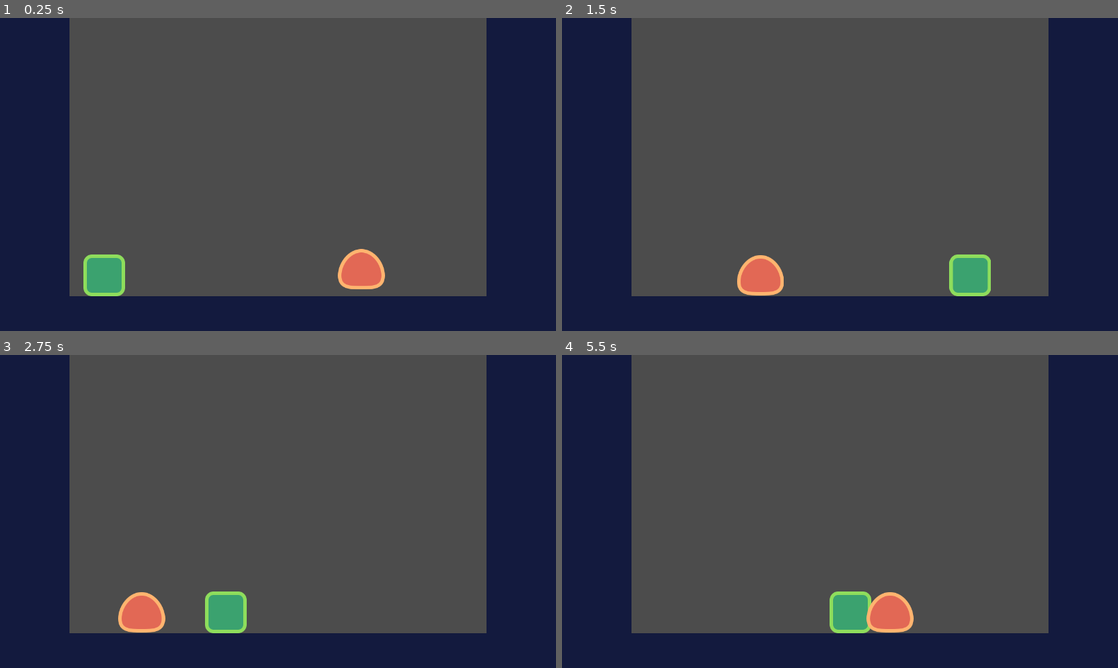
Above: before the commit, frames 1-4 (two rows, left to right).
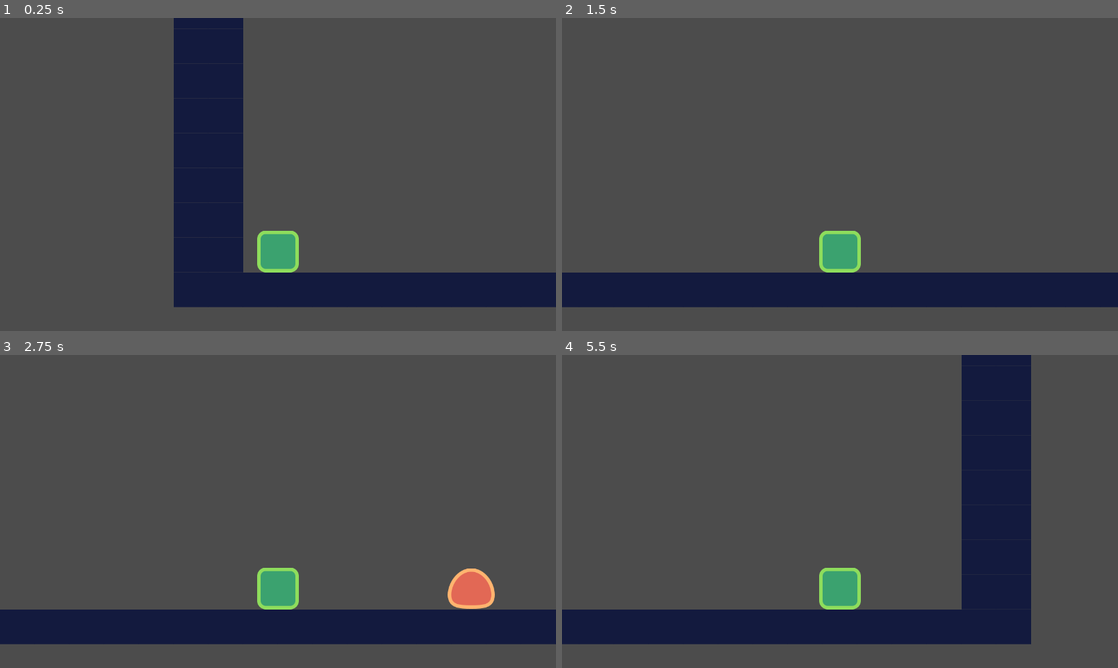
Above: after the commit, the same moments.

Repository: walizw/GodotProjects
Game: Godot game, scene res://scenes/level.tscn
Two runs of this game, one before a commit and one after it. Both use one fixed random seed, a clock stepped at 60 frames per second and the inputs below. The project has no main scene, so this scene is started directly.
Inputs:
- Up to frame 1 (0.25 s): no input
- Up to frame 2 (1.5 s): hold D (right) from 0.53 s (still down); tap W (jump) at 0.77 s
- Up to frame 3 (2.75 s): tap W (jump) at 1.52 s; release D (right) at 2.03 s; hold A (left) from 2.03 s (still down)
- Up to frame 4 (5.5 s): release A (left) at 2.78 s; hold D (right) 2.78-4.28 s; tap W (jump) at 3.02, 3.77, 4.52 s; hold A (left) 4.28-5.03 s; hold D (right) from 5.03 s (still down)

The runs differ from the first frame. In frame 1, 47% of the frame differs, in the area x 0-100%, y 0-100%; in frame 2, 35%; in frame 3, 36%; in frame 4, 46%.

Commit message:
optimising the player

Diff:
--- a/1. Platformer/prefabs/enemy.tscn
+++ b/1. Platformer/prefabs/enemy.tscn
@@ -18,3 +18,9 @@
 [node name="CollisionShape2D" type="CollisionShape2D" parent="."]
 position = Vector2( 1, -33.5 )
 shape = SubResource( 1 )
+
+[node name="VisibilityEnabler2D" type="VisibilityEnabler2D" parent="."]
+position = Vector2( 1, -34 )
+scale = Vector2( 4.7, 3.3 )
+process_parent = true
+physics_process_parent = true
--- a/1. Platformer/prefabs/player.tscn
+++ b/1. Platformer/prefabs/player.tscn
@@ -18,3 +18,7 @@
 [node name="CollisionShape2D" type="CollisionShape2D" parent="."]
 position = Vector2( 0, -44 )
 shape = SubResource( 1 )
+
+[node name="Camera2D" type="Camera2D" parent="."]
+position = Vector2( 0, -225 )
+current = true
--- a/1. Platformer/scenes/level.tscn
+++ b/1. Platformer/scenes/level.tscn
@@ -38,7 +38,7 @@
 collision_layer = 8
 collision_mask = 0
 format = 1
-tile_data = PoolIntArray( 0, 0, 0, 1, 0, 0, 14, 0, 0, 15, 0, 0, 65536, 0, 0, 65537, 0, 0, 65550, 0, 0, 65551, 0, 0, 131072, 0, 0, 131073, 0, 0, 131086, 0, 0, 131087, 0, 0, 196608, 0, 0, 196609, 0, 0, 196622, 0, 0, 196623, 0, 0, 262144, 0, 0, 262145, 0, 0, 262158, 0, 0, 262159, 0, 0, 327680, 0, 0, 327681, 0, 0, 327694, 0, 0, 327695, 0, 0, 393216, 0, 0, 393217, 0, 0, 393230, 0, 0, 393231, 0, 0, 458752, 0, 0, 458753, 0, 0, 458766, 0, 0, 458767, 0, 0, 524288, 0, 0, 524289, 0, 0, 524290, 0, 0, 524291, 0, 0, 524292, 0, 0, 524293, 0, 0, 524294, 0, 0, 524295, 0, 0, 524296, 0, 0, 524297, 0, 0, 524298, 0, 0, 524299, 0, 0, 524300, 0, 0, 524301, 0, 0, 524302, 0, 0, 524303, 0, 0 )
+tile_data = PoolIntArray( 0, 0, 0, 1, 0, 0, 23, 0, 0, 24, 0, 0, 65536, 0, 0, 65537, 0, 0, 65559, 0, 0, 65560, 0, 0, 131072, 0, 0, 131073, 0, 0, 131095, 0, 0, 131096, 0, 0, 196608, 0, 0, 196609, 0, 0, 196631, 0, 0, 196632, 0, 0, 262144, 0, 0, 262145, 0, 0, 262167, 0, 0, 262168, 0, 0, 327680, 0, 0, 327681, 0, 0, 327703, 0, 0, 327704, 0, 0, 393216, 0, 0, 393217, 0, 0, 393239, 0, 0, 393240, 0, 0, 458752, 0, 0, 458753, 0, 0, 458775, 0, 0, 458776, 0, 0, 524288, 0, 0, 524289, 0, 0, 524290, 0, 0, 524291, 0, 0, 524292, 0, 0, 524293, 0, 0, 524294, 0, 0, 524295, 0, 0, 524296, 0, 0, 524297, 0, 0, 524298, 0, 0, 524299, 0, 0, 524300, 0, 0, 524301, 0, 0, 524302, 0, 0, 524303, 0, 0, 524304, 0, 0, 524305, 0, 0, 524306, 0, 0, 524307, 0, 0, 524308, 0, 0, 524309, 0, 0, 524310, 0, 0, 524311, 0, 0, 524312, 0, 0 )
 
 [node name="player" parent="." instance=ExtResource( 2 )]
 position = Vector2( 240, 584 )
@@ -46,4 +46,4 @@
 grav = 4000.0
 
 [node name="enemy" parent="." instance=ExtResource( 3 )]
-position = Vector2( 907, 526 )
+position = Vector2( 1710, 574 )
--- a/1. Platformer/scripts/enemy.gd
+++ b/1. Platformer/scripts/enemy.gd
@@ -1,6 +1,7 @@
 extends Actor
 
 func _ready() -> void:
+	set_physics_process(false) # deactivate physics_process at the start
 	_velocity.x = -speed.x
 
 func _physics_process(delta: float) -> void:
